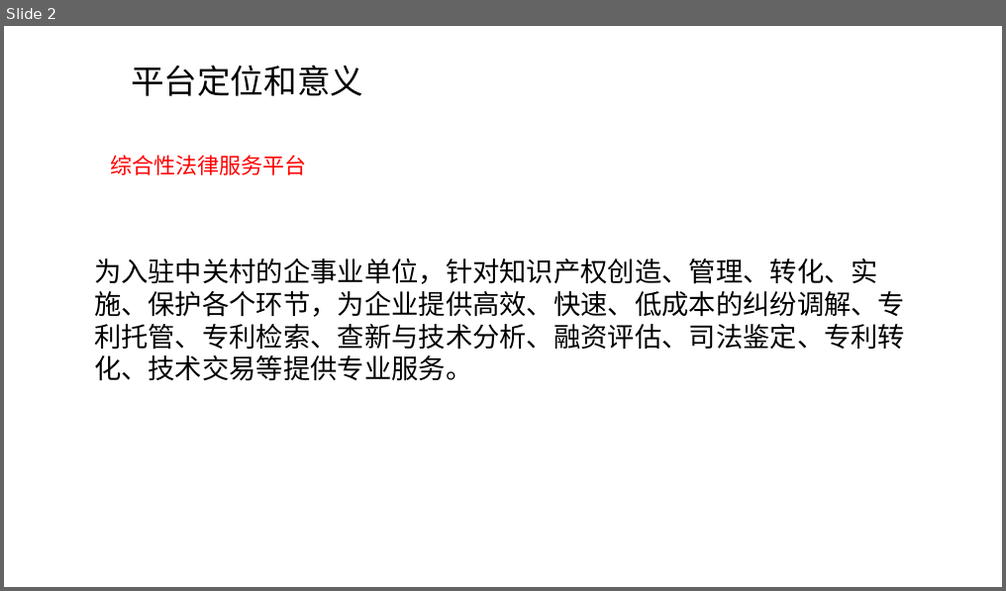
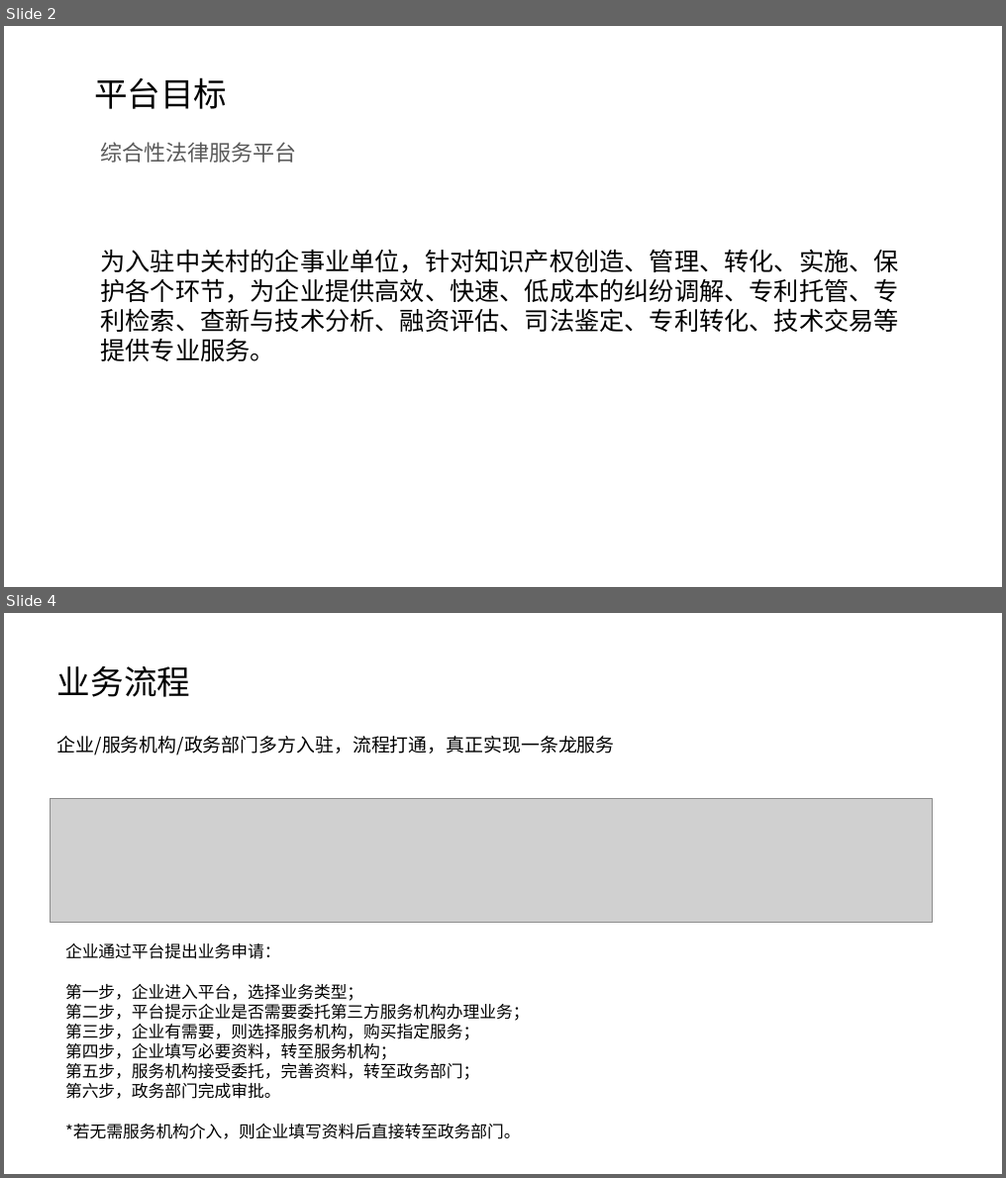
Before and after one commit to petite-chen/data, a slide deck: 资料/1.海知平台介绍.ppt. Shown one above the other, each under a label of ours: slide 2 before the commit, slides 2 and 4 after it; the slides between them are not shown. The pictures are 1006x591 and 1006x1178 pixels, drawn with LibreOffice and Linux fonts; fonts in the diff are those of the drawing; grey boxes stand for pictures. Boxes give left, top, right and bottom in pixels: in the first picture for what was removed or moved away, otherwise in the second. Text is boxed around its words. In the diff, an @@ line names an element or a change of style, - is before the commit and + after.

```diff
--- a/资料/1.海知平台介绍.ppt
+++ b/资料/1.海知平台介绍.ppt
@@ slide 4 added at (x1=4, y1=613, x2=1002, y2=1174), background #FFFFFF @@
@@ text added at (x1=57, y1=666, x2=190, y2=697), 32 pt, text #000000 @@
+业务流程
@@ text added at (x1=57, y1=736, x2=615, y2=756), 18 pt, text #000000 @@
+企业/服务机构/政务部门多方入驻，流程打通，真正实现一条龙服务
@@ picture added at (x1=50, y1=798, x2=932, y2=923) @@
@@ text added at (x1=65, y1=944, x2=530, y2=1140), 16 pt, text #000000 @@
+企业通过平台提出业务申请：
+第一步，企业进入平台，选择业务类型；
+第二步，平台提示企业是否需要委托第三方服务机构办理业务；
+第三步，企业有需要，则选择服务机构，购买指定服务；
+第四步，企业填写必要资料，转至服务机构；
+第五步，服务机构接受委托，完善资料，转至政务部门；
+第六步，政务部门完成审批。
+*若无需服务机构介入，则企业填写资料后直接转至政务部门。
@@ slide 2 changed as well @@
@@ text at (x1=94, y1=77, x2=227, y2=109): text changed @@
-平台定位和意义
+平台目标
@@ text "综合性法律服务平台" moved from (x1=111, y1=155, x2=307, y2=175) to (x1=101, y1=142, x2=297, y2=163) @@
@@ text "综合性法律服务平台" at (x1=101, y1=142, x2=297, y2=163): text colour #FF0000 to #595959 @@
@@ text "为入驻中关村的企事业单位，针对知识产权创造、管理、转化、实施、保护各个环节，为企业提供高效、快速、低成本的纠纷调解、专利 ..." moved from (x1=94, y1=259, x2=905, y2=381) to (x1=101, y1=249, x2=899, y2=362) @@
@@ text "为入驻中关村的企事业单位，针对知识产权创造、管理、转化、实施、保护各个环节，为企业提供高效、快速、低成本的纠纷调解、专利 ..." at (x1=101, y1=249, x2=899, y2=362): size 26 to 24 pt, font Arial to Noto Sans CJK SC @@
```
Also in this commit, not shown: 1 other slide changed, 8 other slides added, 5 slides removed, 4 other files.
